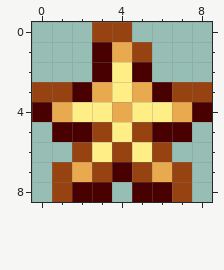
A pixel-art sprite gets an edit: Resources/Textures/Projectiles/Friendly/Miscellaneous/CosmicMana.png. The picture above is the old version.
The file is 18x18 pixels, drawn in blocks of 2x2; one block is one cell here.
And afterwards:
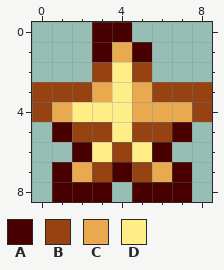
Palette (. is transparent): A #480000  B #964211  C #e9aa4f  D #ffee86
What changed:
y 0: x 3..4 BB -> AA
y 1: x 5 B -> A
y 2: x 3 A -> B; x 5 A -> B
y 3: x 2 A -> B; x 6 A -> B
y 4: x 0 A -> B; x 4..6 CDD -> DCC; x 8 A -> B
y 5: x 2 A -> B; x 6 A -> B
y 6: x 2 B -> A; x 6 B -> A
y 7..8: x 1 B -> A; x 7 B -> A
Pixel boxes of the changes (left, top, right, bottom) in both pictures:
changed: (32, 22, 212, 202)
